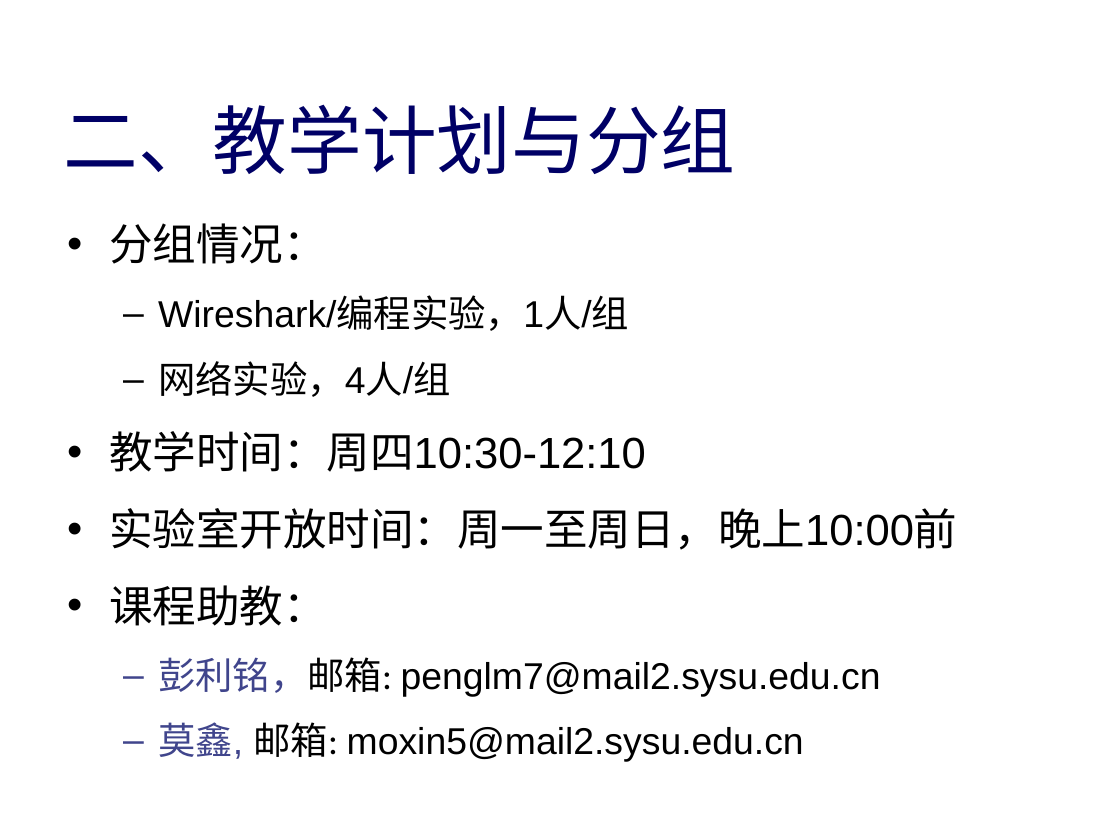
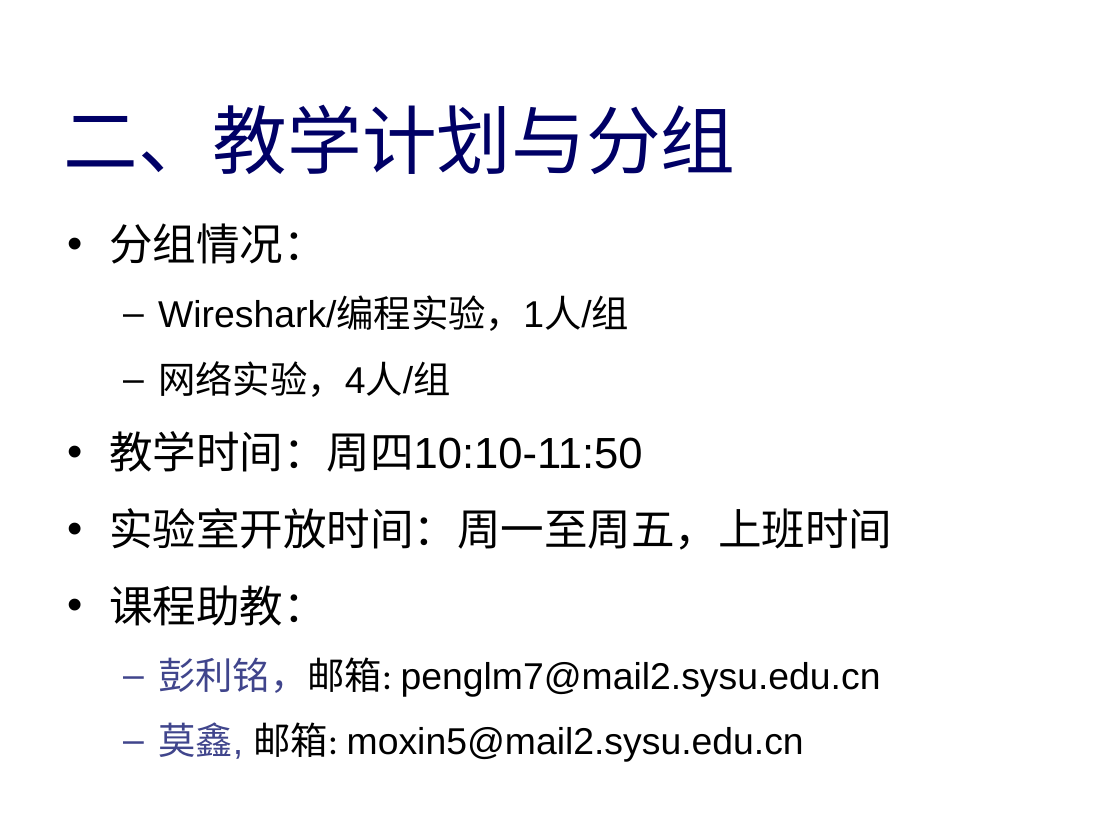
Before and after one commit to huangqy89/cn-2026, a slide deck: slide 6 of static_files/laboratory/第一周：计算机网络实验课程介绍.pptx. Drawn at 1120x840 pixels with LibreOffice and Linux fonts; fonts in the diff are those of the drawing; background and template pictures are left out. Boxes give left, top, right and bottom in pixels: in the first picture for what was removed or moved away, otherwise in the second. Text is boxed around its words. In the diff, an @@ line names an element or a change of style, - is before the commit and + after.

```diff
--- a/static_files/laboratory/第一周：计算机网络实验课程介绍.pptx
+++ b/static_files/laboratory/第一周：计算机网络实验课程介绍.pptx
@@ text at bbox=[109, 431, 892, 550]: text changed @@
-• 教学时间：周四10:30-12:10
-• 实验室开放时间：周一至周日，晚上10:00前
+• 教学时间：周四10:10-11:50
+• 实验室开放时间：周一至周五，上班时间
```
Also in this commit, not shown: 8 other files.
